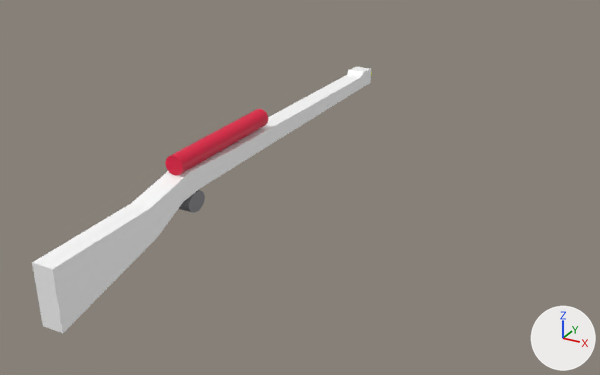
A saved change to the glTF model public/Models/Rifle.gltf.
Both versions are drawn from a 50 mm camera at (4.24, -17.66, 5.12) aimed at (-2.34, -5.69, -0.86). The axes (+X, +Y, +Z) are drawn at lower right. The lights are the same throughout. Where no turn or scale is listed for an object, it has been applied to the vertices. Vertices at the same position are counted once.
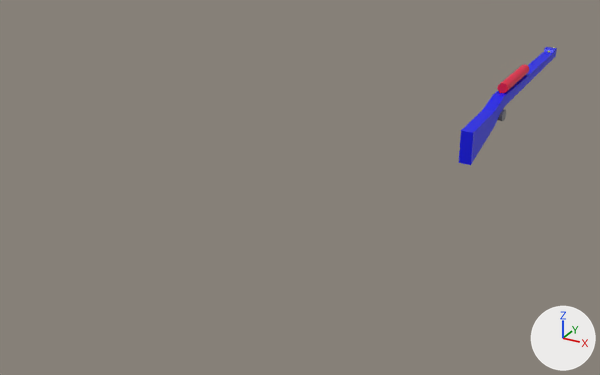
Commit message: added rifle

Where the newer file only moved an object's origin or applied its transform, the numbers keep the older frame.

What differs and where, as boxes (x1, y1, x2, y2) in the pictures (600 x 375 px):
'Cube', recoloured, mesh rescaled (71% narrower, 55% shorter)
    before: (32, 67, 371, 333)
    after: (459, 47, 557, 165)
'Cylinder', moved, turned, rescaled
    before: (165, 109, 268, 176)
    after: (497, 64, 529, 93)
'Cube.002', mesh rescaled
    before: (179, 190, 205, 213)
    after: (498, 109, 506, 121)

The change, as a list of edits to the scene's bpy script:
```text
Change mat_material_008:
    mat_material_008.base_color: (1.0, 1.0, 1.0) -> (0.0, 0.00153, 0.8)  # white #ffffff -> blue #0005e7
Change me_cube_012:
    where me_cube_012.from_pydata(...)  # 68 vertices, 98 faces; spans x 0.05..0.36, y 1.0..9.42, z 0.81..1.88
    used by ob_cube; location = (-2.34, -12.96, -1.01)
    me_cube_012 part 1: the whole mesh is scaled about its middle by 0.763, then moved by (2.12, 7.4, -0.64)
Change me_cube_014:
    where me_cube_014.from_pydata(...)  # 64 vertices, 124 faces; spans x -0.051..0.347, y 3.523..3.9, z 1.225..1.519
    used by ob_cube_002; location = (-2.34, -12.96, -1.01)
    me_cube_014 part 2: the whole mesh is scaled about its middle by 0.763, then moved by (2.196, 7.563, -0.652)
Change ob_cylinder:
    ob_cylinder.location: (-2.12, -8.44, 0.98) -> (0.0, -0.59, 0.18)
    ob_cylinder.rotation_euler: (1.575, 0.0, 0.0) -> (1.564, 0.0, 0.0)  # degrees (90, 0, 0)
    ob_cylinder.scale: (1.0, 1.0, 1.0) -> (0.763, 0.763, 0.763)
```
